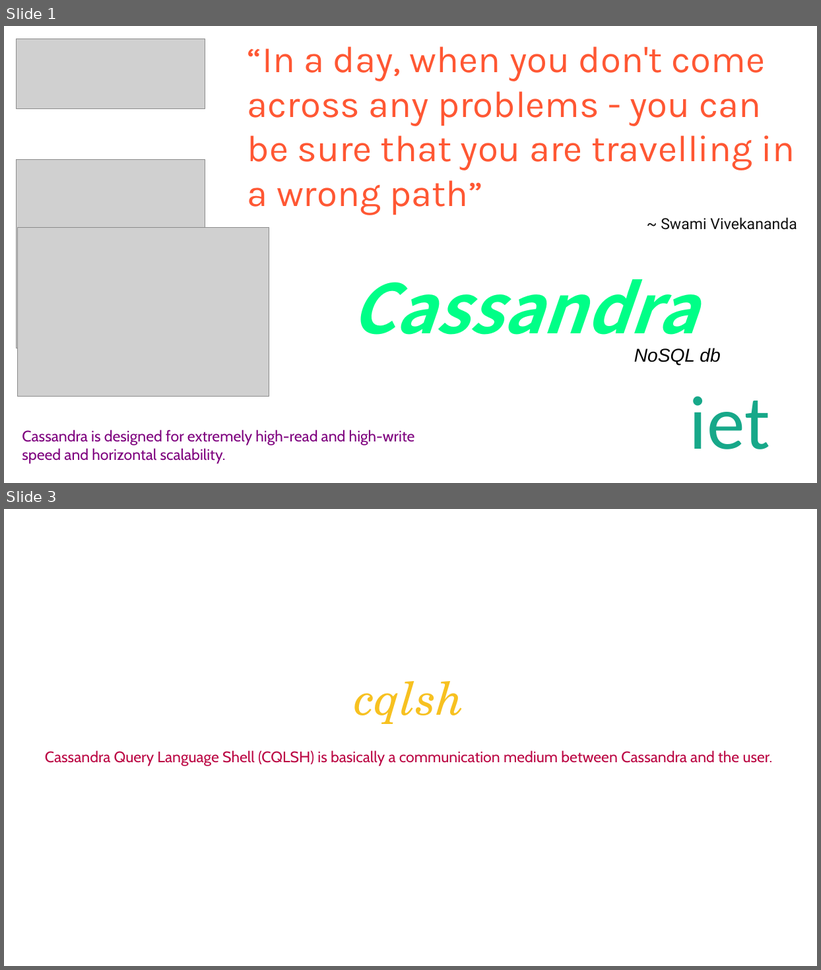
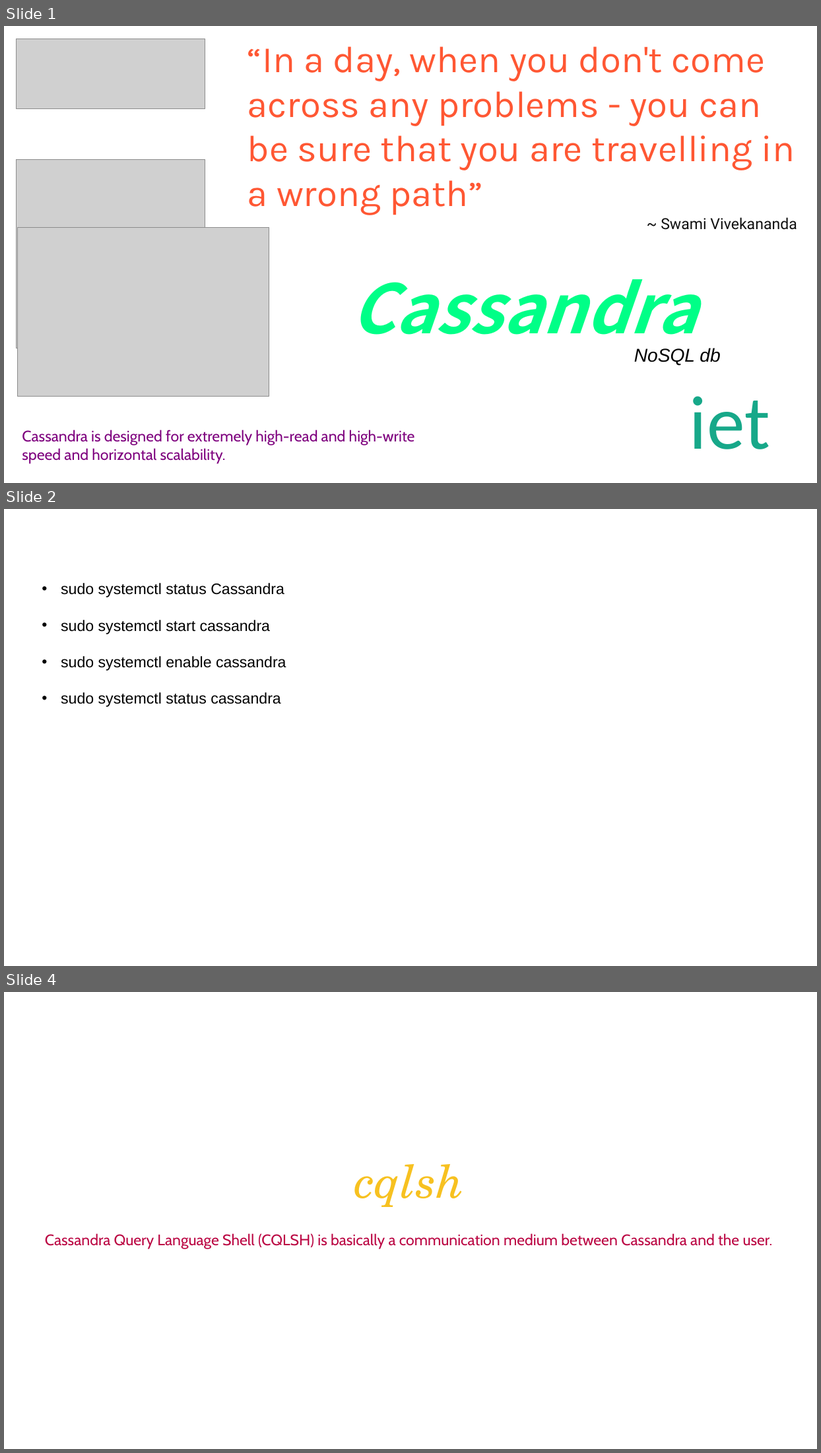
Before and after one commit to Saleel-Bagde/PPT-s, a slide deck: Cassandra Ver3.pptx. Shown one above the other, each under a label of ours: slides 1 and 3 before the commit, slides 1, 2 and 4 after it; the slides between them are not shown. The pictures are 821x970 and 821x1453 pixels, drawn with LibreOffice and Linux fonts; fonts in the diff are those of the drawing; grey boxes stand for pictures. Boxes give left, top, right and bottom in pixels: in the first picture for what was removed or moved away, otherwise in the second. Text is boxed around its words. In the diff, an @@ line names an element or a change of style, - is before the commit and + after.

```diff
--- a/Cassandra Ver3.pptx
+++ b/Cassandra Ver3.pptx
@@ slide 2 added at box(4, 509, 817, 966), background #FFFFFF @@
@@ text added at box(61, 583, 286, 707), 18 pt, text #000000 @@
+• sudo systemctl status Cassandra
+• sudo systemctl start cassandra
+• sudo systemctl enable cassandra
+• sudo systemctl status cassandra
@@ what was slide 3 is now slide 4 @@
```
Also in this commit, not shown: 8 slides changed, 1 other slide added.
